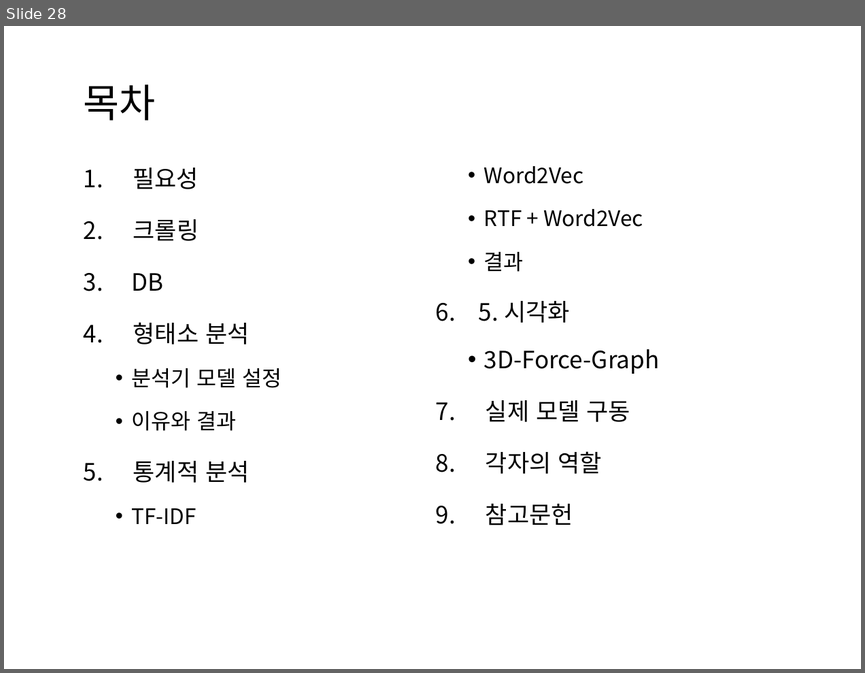
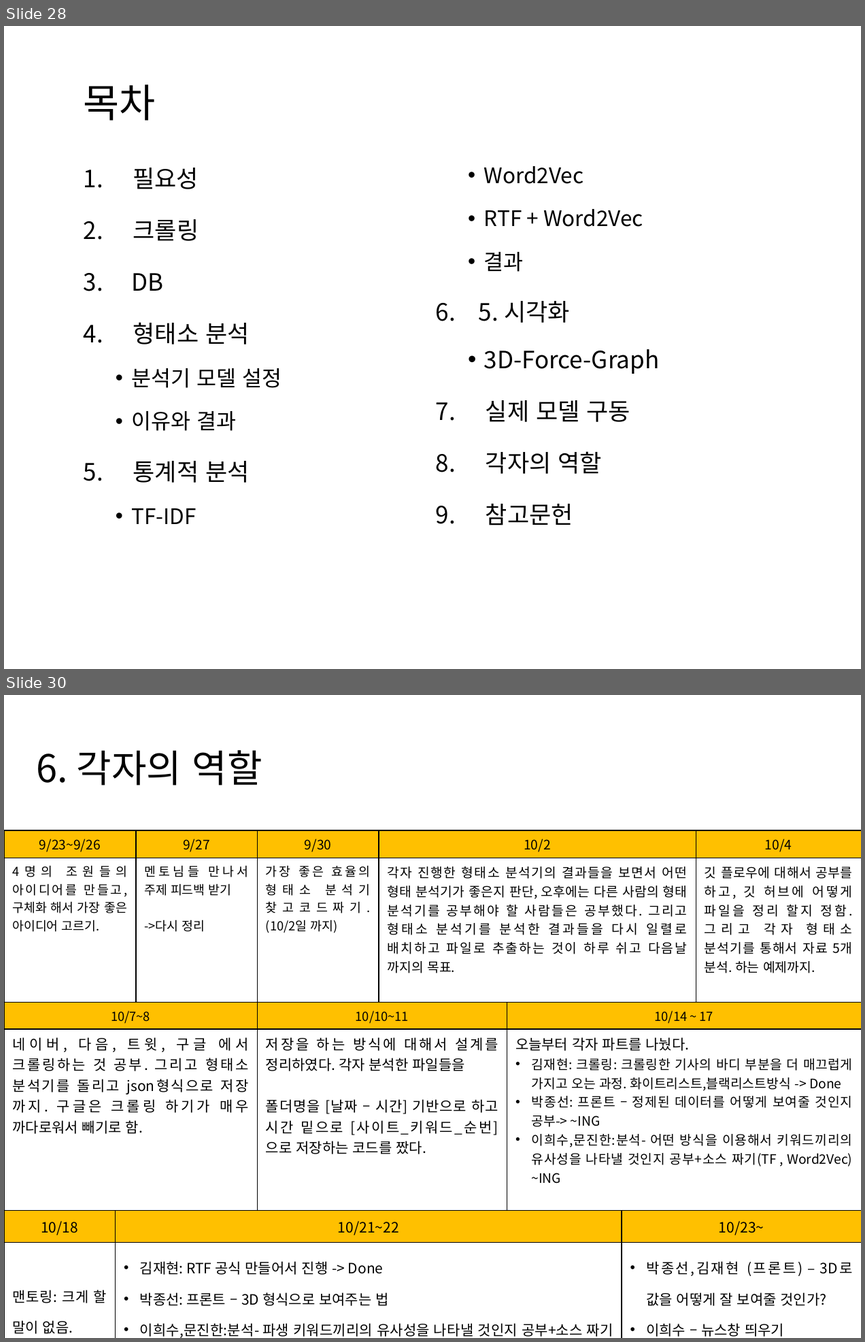
Before and after one commit to HaYongdae/issuewhatshow, a slide deck: doc/최종 PPT.pptx. Shown one above the other, each under a label of ours: slide 28 before the commit, slides 28 and 30 after it; the slides between them are not shown. The pictures are 865x673 and 865x1342 pixels, drawn with LibreOffice and Linux fonts; fonts in the diff are those of the drawing. Boxes give left, top, right and bottom in pixels: in the first picture for what was removed or moved away, otherwise in the second. Text is boxed around its words. In the diff, an @@ line names an element or a change of style, - is before the commit and + after.

```diff
--- a/doc/최종 PPT.pptx
+++ b/doc/최종 PPT.pptx
@@ slide 30 added at <box>4,695,861,1338</box>, background #FFFFFF @@
@@ text added at <box>36,750,262,785</box>, 32 pt, text #000000 @@
+6. 각자의 역할
@@ table added at <box>4,830,861,1338</box>, 6 rows, 8 columns @@
+9/23~9/26 |  | 9/27 | 9/30 | 10/2 |  |  | 10/4
+4명의 조원들의 아이디어를 만들고, 구체화 해서 가장 좋은 아이디어 고르기. |  | 멘토님들 만나서 주제 피드백 받기 / ->다시 정리 | 가장 좋은 효율의 형태소 분석기 찾고코드짜기. (10/2일 까지) | 각자 진행한 형태소 분석기의 결과들을 보면서 어떤 형태 분석기가 좋은지 판단, 오후에는 다른 사람의 형태 분석기를 공부해야 할 사람들은 공부했다. 그리고 형태소 분석기를 분석한 결과들을 다시 일렬로 배치하고 파일로 추출하는 것이 하루 쉬고 다음날 까지의 목표. |  |  | 깃 플로우에 대해서 공부를 하고, 깃 허브에 어떻게 파일을 정리 할지 정함. 그리고 각자 형태소 분석기를 통해서 자료 5개 분석. 하는 예제까지.
+10/7~8 |  |  | 10/10~11 |  | 10/14 ~ 17 |  | 
+네이버, 다음, 트윗, 구글 에서 크롤링하는 것 공부. 그리고 형태소 분석기를 돌리고 json형식으로 저장 까지. 구글은 크롤링 하기가 매우 까다로워서 빼기로 함. |  |  | 저장을 하는 방식에 대해서 설계를 정리하였다. 각자 분석한 파일들을 / 폴더명을 [날짜 – 시간] 기반으로 하고 시간 밑으로 [사이트_키워드_순번] 으로 저장하는 코드를 짰다. |  | 오늘부터 각자 파트를 나눴다. / 김재현: 크롤링: 크롤링한 기사의 바디 부분을 더 매끄럽게 가지고 오는 과정. 화이트리스트,블랙리스트방식 -> Done / 박종선: 프론트 – 정제된 데이터를 어떻게 보여줄 것인지 공부-> ~ING / 이희수,문진한:분석- 어떤 방식을 이용해서 키워드끼리의 유사성을 나타낼 것인지 공부+소스 짜기(TF , Word2Vec) ~ING |  | 
+10/18 | 10/21~22 |  |  |  |  | 10/23~ | 
+맨토링: 크게 할 말이 없음. / -> 즉 Good!! | 김재현: RTF 공식 만들어서 진행 -> Done / 박종선: 프론트 – 3D 형식으로 보여주는 법 / 이희수,문진한:분석- 파생 키워드끼리의 유사성을 나타낼 것인지 공부+소스 짜기(Kmeans , Doc2Vec) -> Done |  |  |  |  | 박종선,김재현 (프론트) – 3D로 값을 어떻게 잘 보여줄 것인가? / 이희수 – 뉴스창 띄우기 / 문진한 – PPT 만들기 시작 | 
```
Also in this commit, not shown: 1 slide removed.
